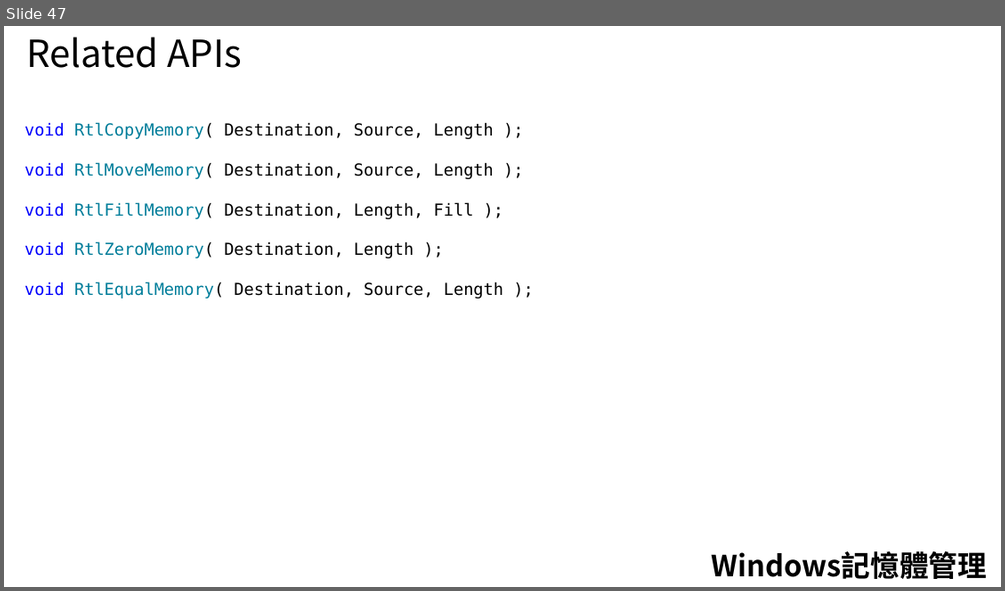
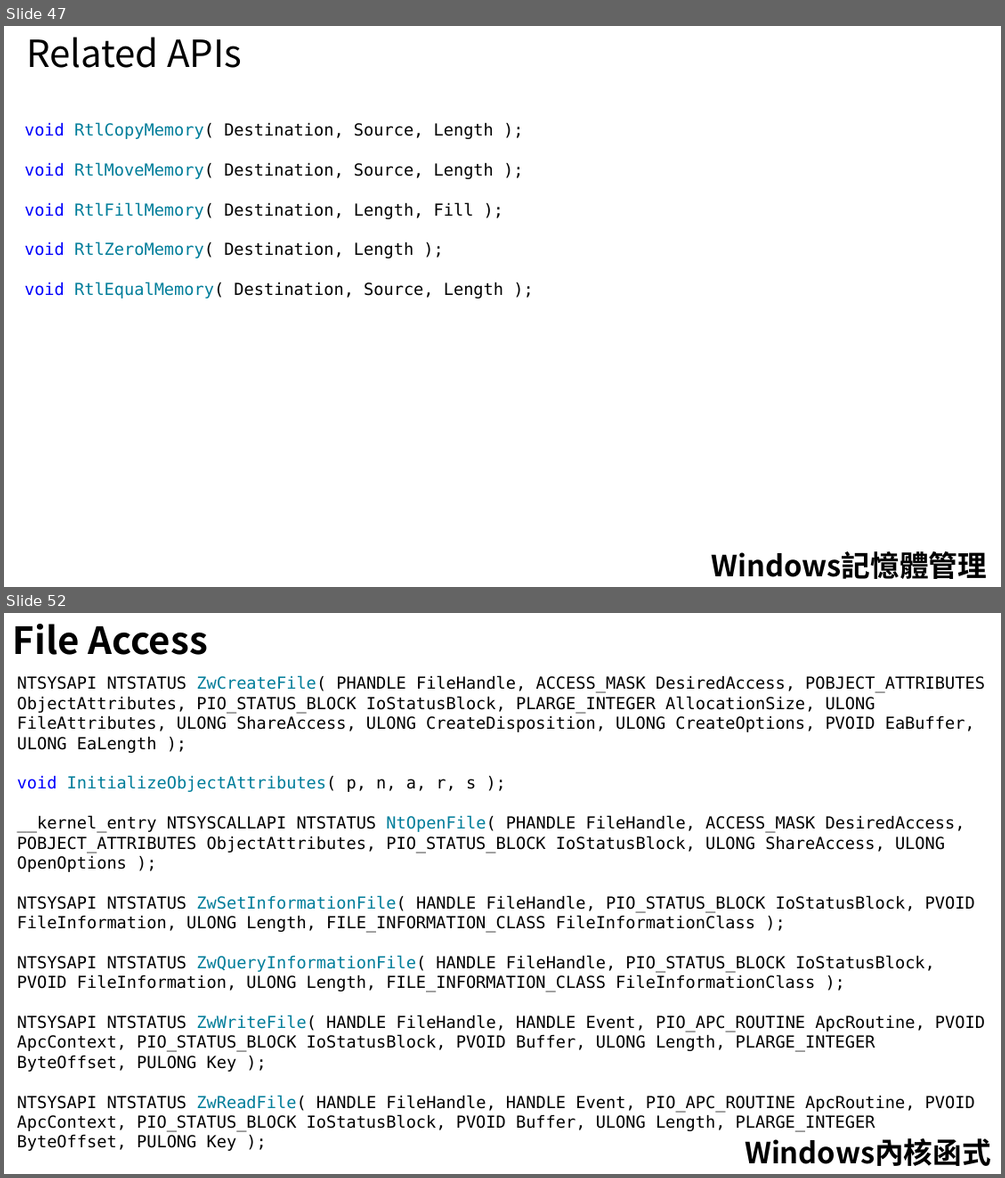
Before and after one commit to 1anhuang/Tutorial, a slide deck: WindowsDriver/Driver(Windows).pptx. Shown one above the other, each under a label of ours: slide 47 before the commit, slides 47 and 52 after it; the slides between them are not shown. The pictures are 1005x591 and 1005x1178 pixels, drawn with LibreOffice and Linux fonts; fonts in the diff are those of the drawing. Boxes give left, top, right and bottom in pixels: in the first picture for what was removed or moved away, otherwise in the second. Text is boxed around its words. In the diff, an @@ line names an element or a change of style, - is before the commit and + after.

```diff
--- a/WindowsDriver/Driver(Windows).pptx
+++ b/WindowsDriver/Driver(Windows).pptx
@@ slide 52 added at (4,613,1001,1174), background #FFFFFF @@
@@ text added at (13,624,208,655), 36 pt, text #000000, bold @@
+File Access
@@ text added at (17,676,985,1151), 16 pt, text #000000 @@
+NTSYSAPI NTSTATUS ZwCreateFile( PHANDLE FileHandle, ACCESS_MASK DesiredAccess, POBJECT_ATTRIBUTES ObjectAttributes, PIO_STATUS_BLOCK IoStatusBlock, PLARGE_INTEGER AllocationSize, ULONG FileAttributes, ULONG ShareAccess, ULONG CreateDisposition, ULONG CreateOptions, PVOID EaBuffer, ULONG EaLength );
+void InitializeObjectAttributes( p, n, a, r, s );
+__kernel_entry NTSYSCALLAPI NTSTATUS NtOpenFile( PHANDLE FileHandle, ACCESS_MASK DesiredAccess, POBJECT_ATTRIBUTES ObjectAttributes, PIO_STATUS_BLOCK IoStatusBlock, ULONG ShareAccess, ULONG OpenOptions );
+NTSYSAPI NTSTATUS ZwSetInformationFile( HANDLE FileHandle, PIO_STATUS_BLOCK IoStatusBlock, PVOID FileInformation, ULONG Length, FILE_INFORMATION_CLASS FileInformationClass );
+NTSYSAPI NTSTATUS ZwQueryInformationFile( HANDLE FileHandle, PIO_STATUS_BLOCK IoStatusBlock, PVOID FileInformation, ULONG Length, FILE_INFORMATION_CLASS FileInformationClass );
+NTSYSAPI NTSTATUS ZwWriteFile( HANDLE FileHandle, HANDLE Event, PIO_APC_ROUTINE ApcRoutine, PVOID ApcContext, PIO_STATUS_BLOCK IoStatusBlock, PVOID Buffer, ULONG Length, PLARGE_INTEGER ByteOffset, PULONG Key );
+NTSYSAPI NTSTATUS ZwReadFile( HANDLE FileHandle, HANDLE Event, PIO_APC_ROUTINE ApcRoutine, PVOID ApcContext, PIO_STATUS_BLOCK IoStatusBlock, PVOID Buffer, ULONG Length, PLARGE_INTEGER ByteOffset, PULONG Key );
@@ text added at (744,1138,991,1166), 28 pt, text #000000, bold @@
+Windows內核函式
```
Also in this commit, not shown: 1 slide changed, 5 other slides added.
